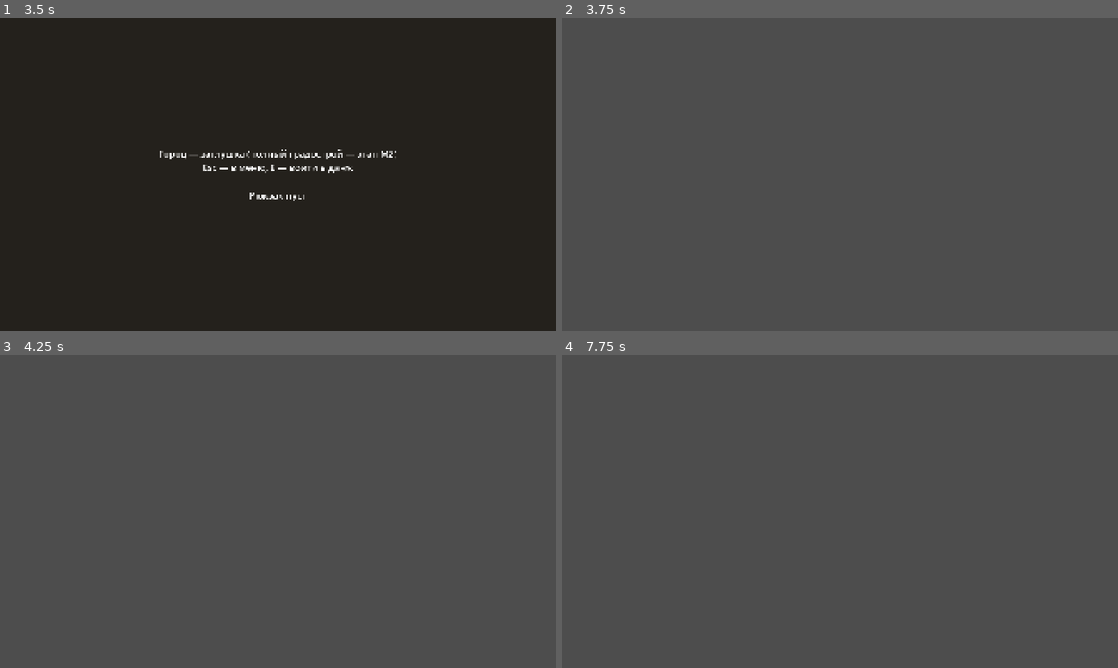
Above: before the commit, frames 1-4 (two rows, left to right).
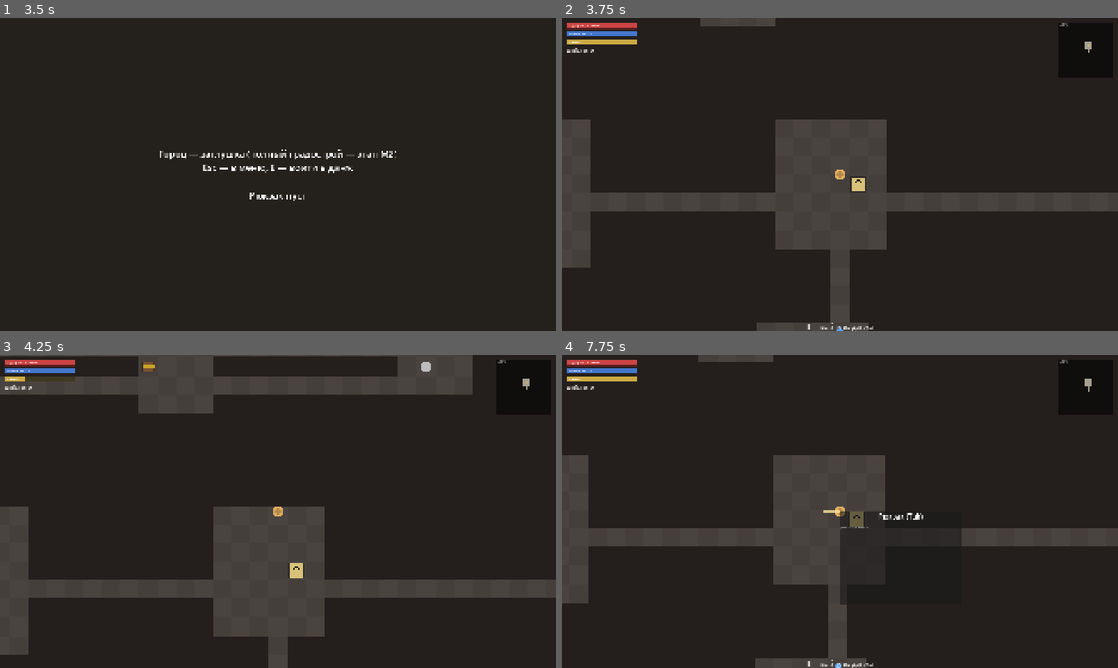
Above: after the commit, the same moments.

Repository: SDVGames-Studio/pepel-i-mana
Game: Godot game, scene res://scenes/main_menu.tscn
Same seed, same stepped clock (60 frames per second), same inputs: the game is played once before the commit and once after it.
Inputs (mouse positions are in pixels of both pictures, inside the frame that each line leads up to):
- Up to frame 1 (3.5 s): click "Новая игра" at 0.5 s; tap Enter at 1.25, 2.75 s; move the mouse to (400, 158) at 1.27 s; hold D (move_right) 1.28-2.03 s; tap Shift (dash) at 1.35, 2.3, 2.85 s; tap Space (attack) at 2, 2.1 s; move the mouse to (166, 190) at 2.02 s; hold S (move_down) 2.03-2.78 s; move the mouse to (333, 105) at 2.77 s; hold D (move_right) from 2.78 s (still down)
- Up to frame 2 (3.75 s): tap Space (attack) at 3.5 s; move the mouse to (812, 237) at 3.52 s; release D (move_right) at 3.53 s; hold W (move_up) from 3.53 s (still down); tap E (interact) at 3.6 s
- Up to frame 3 (4.25 s): keep holding W (move_up); tap Shift (dash) at 3.8 s
- Up to frame 4 (7.75 s): move the mouse to (1006, 558) at 4.27 s; release W (move_up) at 4.28 s; hold A (move_left) 4.28-5.78 s; tap Shift (dash) at 4.35, 5.3, 5.85, 6.8, 7.35 s; tap Tab (inventory) at 4.9 s; move the mouse to (673, 464) at 5.02 s; tap Space (attack) at 5.1 s; tap Enter at 5.75 s; move the mouse to (867, 511) at 5.77 s; hold S (move_down) 5.78-6.53 s; move the mouse to (756, 433) at 6.52 s; hold D (move_right) 6.53-7.28 s; tap E (interact) at 6.6 s; move the mouse to (962, 495) at 7.27 s; hold W (move_up) from 7.28 s (still down)

Frame 1 is identical in both runs. In frame 2, 83% of the frame differs, in the area x 0-100%, y 0-100%; in frame 3, 77%; in frame 4, 86%.
Error before the commit: Parse Error: Could not preload resource script "res://scripts/dungeon_gen.gd". (res://scripts/dungeon.gd:5)

Commit message:
M1: автотесты (79 проверок), CHANGELOG, план обновлён - этап выполнен, ждёт приёмки

Diff:
--- a/scripts/dungeon.gd
+++ b/scripts/dungeon.gd
@@ -14,9 +14,10 @@
 var params: Dictionary = {}
 var enemies_data: Array = []
 var loot_data: Dictionary = {}
-var gen: Object = null
-var hero: Node2D = null
-var hud: CanvasLayer = null
+# ссылки на скрипты других узлов — динамические, без типов движка (свойств у них нет)
+var gen = null
+var hero = null
+var hud = null
 var ts := 32
 
 var _seed_value := 0
@@ -74,7 +75,7 @@
 
 
 func _make_view() -> Node2D:
-	var view: Node2D = DungeonViewScript.new()
+	var view = DungeonViewScript.new()
 	view.setup(gen, ts, params["biome"])
 	return view
 
@@ -104,7 +105,7 @@
 
 
 func _build_exit() -> void:
-	var marker: Node2D = ExitMarkerScript.new()
+	var marker = ExitMarkerScript.new()
 	marker.marker_color = Color(String(params["biome"]["exit_color"]))
 	# на тайл в стороне от точки спавна, но всегда внутри стартовой комнаты
 	marker.position = _tile_to_pos(gen.start_tile) + Vector2(float(ts), 0)
@@ -114,7 +115,7 @@
 
 func _build_chests() -> void:
 	for tile: Vector2i in gen.chest_spawns:
-		var chest: Node2D = ChestScript.new()
+		var chest = ChestScript.new()
 		chest.position = _tile_to_pos(tile)
 		chest.add_to_group("chests")
 		add_child(chest)
@@ -137,7 +138,7 @@
 
 func _build_enemies() -> void:
 	for i in gen.enemy_spawns.size():
-		var enemy: CharacterBody2D = EnemyScript.new()
+		var enemy = EnemyScript.new()
 		enemy.setup(_pick_enemy_data())
 		enemy.position = _tile_to_pos(gen.enemy_spawns[i])
 		enemy.hero = hero
@@ -160,7 +161,7 @@
 
 
 func _spawn_pickup(kind: String, item_id: String, pos: Vector2) -> void:
-	var pickup: Area2D = PickupScript.new()
+	var pickup = PickupScript.new()
 	pickup.setup(kind, item_id)
 	pickup.position = pos
 	pickup.collected.connect(_on_pickup_collected)
@@ -198,7 +199,7 @@
 	if _near_ladder():
 		hud.set_hint(Loc.t("dungeon.hint_exit"))
 		return
-	var chest := _nearest_chest(float(ts) * 1.8)
+	var chest = _nearest_chest(float(ts) * 1.8)
 	if chest != null:
 		hud.set_hint(Loc.t("dungeon.hint_chest"))
 		return
@@ -212,8 +213,8 @@
 	return hero.position.distance_to(ladder.position) < float(ts) * 1.6
 
 
-func _nearest_chest(radius: float) -> Node:
-	var best: Node = null
+func _nearest_chest(radius: float):
+	var best = null
 	var best_d := radius
 	for chest in get_tree().get_nodes_in_group("chests"):
 		if chest.open:
@@ -229,7 +230,7 @@
 	if _near_ladder():
 		_leave_dungeon()
 		return
-	var chest := _nearest_chest(float(ts) * 1.8)
+	var chest = _nearest_chest(float(ts) * 1.8)
 	if chest != null:
 		_open_chest(chest)
 
@@ -265,7 +266,7 @@
 	return pool[_loot_rng.randi_range(0, pool.size() - 1)]
 
 
-func _on_pickup_collected(pickup: Node) -> void:
+func _on_pickup_collected(pickup) -> void:
 	if pickup.kind == "mana":
 		hero.add_mana(int(params["crystal_mana"]))
 		hud.toast(Loc.t("dungeon.got_mana") % int(params["crystal_mana"]))
@@ -275,7 +276,7 @@
 		hud.toast(Loc.t("dungeon.got_item") % Loc.t(String(item["loc"])))
 
 
-func _on_enemy_died(enemy: Node) -> void:
+func _on_enemy_died(enemy) -> void:
 	if _loot_rng.randf() < float(loot_data["enemy_drop_chance"]):
 		_spawn_pickup("item", String(_roll_item()["id"]), enemy.position)
 	if _loot_rng.randf() < float(enemy.p["mana_chance"]):
--- a/scripts/dungeon_gen.gd
+++ b/scripts/dungeon_gen.gd
@@ -19,7 +19,7 @@
 
 
 ## Генерирует данж по параметрам из data/dungeon.json. Возвращает self.
-func generate(seed_value: int, params: Dictionary) -> "DungeonGen":
+func generate(seed_value: int, params: Dictionary) -> Object:
 	w = int(params["map_w"])
 	h = int(params["map_h"])
 	_rng.seed = seed_value
--- a/scripts/enemy.gd
+++ b/scripts/enemy.gd
@@ -6,7 +6,7 @@
 
 var p: Dictionary = {}
 var hp := 1
-var hero: Node2D = null
+var hero = null            # ссылка на героя — динамическая (свойства задаёт hero.gd)
 
 var _attack_timer := 0.0
 
@@ -35,8 +35,8 @@
 		velocity = Vector2.ZERO
 		return
 	_attack_timer = maxf(0.0, _attack_timer - delta)
-	var to_hero := hero.global_position - global_position
-	var dist := to_hero.length()
+	var to_hero: Vector2 = hero.global_position - global_position
+	var dist: float = to_hero.length()
 	if dist <= float(p["attack_range"]) + float(hero.p["radius"]):
 		velocity = Vector2.ZERO
 		if _attack_timer <= 0.0:
--- a/scripts/hud.gd
+++ b/scripts/hud.gd
@@ -5,10 +5,10 @@
 const BAR_W := 240.0
 const BAR_H := 18.0
 
-var hero: Node2D = null
-var gen: Object = null
+var hero = null           # герой — динамическая ссылка (свойства задаёт hero.gd)
+var gen = null
 var loot_data: Dictionary = {}
-var minimap: Control = null
+var minimap = null
 
 var _hp_fill: ColorRect
 var _mana_fill: ColorRect
@@ -25,7 +25,7 @@
 
 
 ## Вызвать до add_child: ссылки на героя, генерацию и данные лута.
-func init(hero_ref: Node2D, gen_ref: Object, loot: Dictionary) -> void:
+func init(hero_ref, gen_ref, loot: Dictionary) -> void:
 	hero = hero_ref
 	gen = gen_ref
 	loot_data = loot
--- a/tests/run_all.gd
+++ b/tests/run_all.gd
@@ -1,11 +1,30 @@
 extends SceneTree
-## Автотесты этапа M0 (скелет).
+## Автотесты этапов M0 + M1.
 ## Запуск headless: godot --headless --path . --script res://tests/run_all.gd
 ## В этом режиме автозагрузки не работают — всё проверяем через load()/FileAccess.
 
 const REQUIRED_LOCALES := [
 	"menu.title", "menu.version", "menu.new_game", "menu.exit",
 	"city.stub_hint", "city.back_hint",
+	"city.last_run_ok", "city.last_run_death", "city.last_run_nothing",
+	"dungeon.enter_hint", "dungeon.hint_exit", "dungeon.hint_chest",
+	"dungeon.hint_empty_chest", "dungeon.mana_hungry",
+	"dungeon.got_item", "dungeon.got_mana",
+	"hud.hp", "hud.mana", "hud.dash", "hud.inventory",
+	"hud.loot_total", "hud.minimap", "hud.empty",
+	"enemy.rat", "enemy.skeleton", "enemy.golem",
+	"rarity.common", "rarity.uncommon", "rarity.rare", "rarity.legendary",
+	"item.ash_shard", "item.rusty_sword", "item.stone_chip",
+	"item.mana_thread", "item.old_shield", "item.glass_orb",
+	"item.rune_sparks", "item.echo_crystal", "item.heart_of_ruins",
+]
+
+const M1_SCRIPTS := [
+	"res://scripts/loc.gd", "res://scripts/main_menu.gd", "res://scripts/city.gd",
+	"res://scripts/game.gd", "res://scripts/dungeon_gen.gd", "res://scripts/dungeon.gd",
+	"res://scripts/dungeon_view.gd", "res://scripts/hero.gd", "res://scripts/enemy.gd",
+	"res://scripts/chest.gd", "res://scripts/pickup.gd", "res://scripts/exit_marker.gd",
+	"res://scripts/minimap.gd", "res://scripts/hud.gd",
 ]
 
 var _fails := 0
@@ -16,6 +35,8 @@
 	_test_data()
 	_test_scripts()
 	_test_scenes()
+	_test_dungeon_gen()
+	_test_game_inventory()
 	if _fails == 0:
 		print("OK: все тесты пройдены")
 		quit(0)
@@ -51,21 +72,42 @@
 
 func _test_data() -> void:
 	print("[Данные]")
-	var data: Variant = _read_json("res://data/version.json")
-	_check(data is Dictionary, "data/version.json — валидный JSON-словарь")
-	if data is Dictionary:
-		_check(data.has("version"), "version.json содержит version")
+	var version: Variant = _read_json("res://data/version.json")
+	_check(version is Dictionary and version.has("version"), "version.json содержит version")
+	var dungeon: Variant = _read_json("res://data/dungeon.json")
+	_check(dungeon is Dictionary, "dungeon.json — валидный JSON-словарь")
+	if dungeon is Dictionary:
+		for key in ["tile_size", "map_w", "map_h", "max_rooms", "enemy_count", "hero", "biome"]:
+			_check(dungeon.has(key), "dungeon.json содержит %s" % key)
+		var hero: Variant = dungeon.get("hero", {})
+		_check(hero is Dictionary and hero.has("speed") and hero.has("dash_cooldown"),
+				"dungeon.json: параметры героя полны")
+	var enemies: Variant = _read_json("res://data/enemies.json")
+	_check(enemies is Array and enemies.size() == 3, "enemies.json — ровно 3 типа врагов")
+	if enemies is Array:
+		var fields_ok := true
+		for enemy in enemies:
+			for key in ["id", "hp", "damage", "speed", "aggro", "drop_chance"]:
+				if not (enemy is Dictionary and enemy.has(key)):
+					fields_ok = false
+		_check(fields_ok, "enemies.json: у всех врагов есть поля боя и дропа")
+	var loot: Variant = _read_json("res://data/loot.json")
+	_check(loot is Dictionary and (loot.get("rarities", []) as Array).size() == 4,
+			"loot.json — 4 редкости")
+	if loot is Dictionary:
+		_check((loot.get("items", []) as Array).size() >= 9, "loot.json — минимум 9 предметов")
 
 
 func _test_scripts() -> void:
 	print("[Скрипты]")
-	for path in ["res://scripts/loc.gd", "res://scripts/main_menu.gd", "res://scripts/city.gd"]:
-		_check(load(path) != null, "%s компилируется" % path)
+	for path in M1_SCRIPTS:
+		var script: Script = load(path)
+		_check(script != null and script.can_instantiate(), "%s компилируется" % path)
 
 
 func _test_scenes() -> void:
 	print("[Сцены]")
-	for path in ["res://scenes/main_menu.tscn", "res://scenes/city.tscn"]:
+	for path in ["res://scenes/main_menu.tscn", "res://scenes/city.tscn", "res://scenes/dungeon.tscn"]:
 		var packed: PackedScene = load(path)
 		_check(packed != null, "%s загружается" % path)
 		if packed == null:
@@ -74,3 +116,68 @@
 		_check(node != null, "%s создаётся" % path)
 		if node:
 			node.free()
+
+
+func _test_dungeon_gen() -> void:
+	print("[Генератор данжа]")
+	var params: Variant = _read_json("res://data/dungeon.json")
+	if not (params is Dictionary):
+		_check(false, "dungeon.json читается для генератора")
+		return
+	var gen_a: Object = load("res://scripts/dungeon_gen.gd").new()
+	var gen_b: Object = load("res://scripts/dungeon_gen.gd").new()
+	gen_a.generate(42, params)
+	gen_b.generate(42, params)
+	_check(gen_a.grid == gen_b.grid, "seed 42: две генерации дают одинаковую карту")
+	_check(gen_a.enemy_spawns == gen_b.enemy_spawns and gen_a.chest_spawns == gen_b.chest_spawns,
+			"seed 42: расстановка спавнов совпадает")
+	_check(gen_a.rooms.size() >= 2, "карта содержит больше одной комнаты")
+	_check(gen_a.is_floor(gen_a.start_tile) and gen_a.is_floor(gen_a.exit_tile),
+			"старт и выход стоят на полу")
+	_check(gen_a.start_tile != gen_a.exit_tile, "старт и выход не совпадают")
+	var different := false
+	for seed_value in [1, 2, 3, 4, 5]:
+		var gen_c: Object = load("res://scripts/dungeon_gen.gd").new()
+		gen_c.generate(seed_value, params)
+		if gen_c.grid != gen_a.grid:
+			different = true
+	_check(different, "разные seed дают разные карты")
+	# связность: от старта достижимы выход и все спавны
+	var reachable := _reachable_from(gen_a)
+	_check(reachable.has(gen_a.exit_tile), "выход достижим от старта")
+	var spawns_ok := true
+	for p: Vector2i in gen_a.enemy_spawns + gen_a.chest_spawns + gen_a.crystal_spawns:
+		if not reachable.has(p) or not gen_a.is_floor(p):
+			spawns_ok = false
+	_check(spawns_ok, "все спавны на полу и достижимы")
+	# DungeonGen — RefCounted: освобождается сам
+
+
+## BFS по тайлам пола от стартовой точки.
+func _reachable_from(gen: Object) -> Dictionary:
+	var seen := {gen.start_tile: true}
+	var queue: Array = [gen.start_tile]
+	while not queue.is_empty():
+		var p: Vector2i = queue.pop_back()
+		for d in [Vector2i(1, 0), Vector2i(-1, 0), Vector2i(0, 1), Vector2i(0, -1)]:
+			var n: Vector2i = p + d
+			if not seen.has(n) and gen.is_floor(n):
+				seen[n] = true
+				queue.append(n)
+	return seen
+
+
+func _test_game_inventory() -> void:
+	print("[Рюкзак]")
+	var game: Node = load("res://scripts/game.gd").new()
+	game.add_item("sword", 5)
+	game.add_item("gem", 1)
+	game.add_item("sword", 2)
+	_check(game.count_item("sword") == 7, "стаки складываются (5+2=7)")
+	_check(game.loot_total() == 8, "loot_total считает все единицы")
+	var lost: int = game.lose_half_loot()
+	_check(game.count_item("sword") == 3, "смерть: стак 7 теряет 4, остаётся 3")
+	_check(game.count_item("gem") == 0, "смерть: стак 1 теряется целиком")
+	_check(lost == 5, "смерть: потеряно 5 из 8")
+	_check(game.loot_total() == 3, "после смерти в рюкзаке 3 единицы")
+	game.free()
Not shown, added: scripts/chest.gd.uid
Not shown, added: scripts/dungeon.gd.uid
Not shown, added: scripts/dungeon_gen.gd.uid
Not shown, added: scripts/dungeon_view.gd.uid
Not shown, added: scripts/enemy.gd.uid
Not shown, added: scripts/exit_marker.gd.uid
Not shown, added: scripts/game.gd.uid
Not shown, added: scripts/hero.gd.uid
Not shown, added: scripts/hud.gd.uid
Not shown, added: scripts/minimap.gd.uid
Not shown, added: scripts/pickup.gd.uid
Not shown, added: CHANGELOG_M1.md
(and 1 more such lines)
